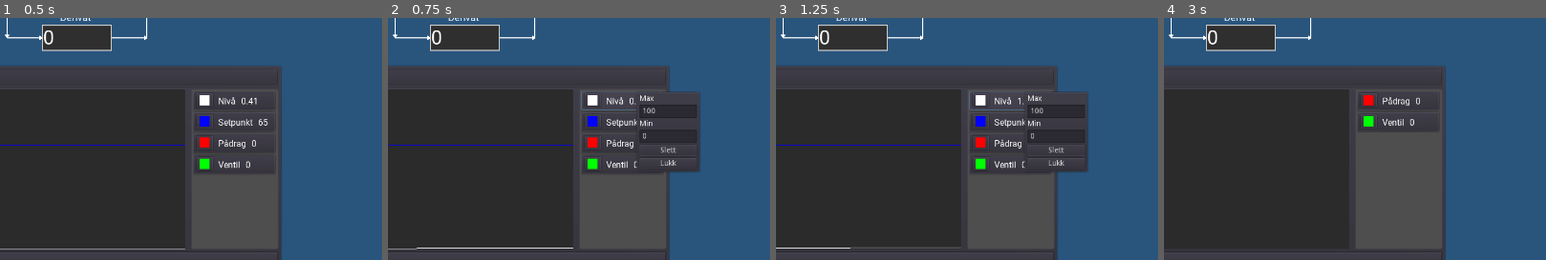
Above: before the commit, frames 1-4 (left to right).
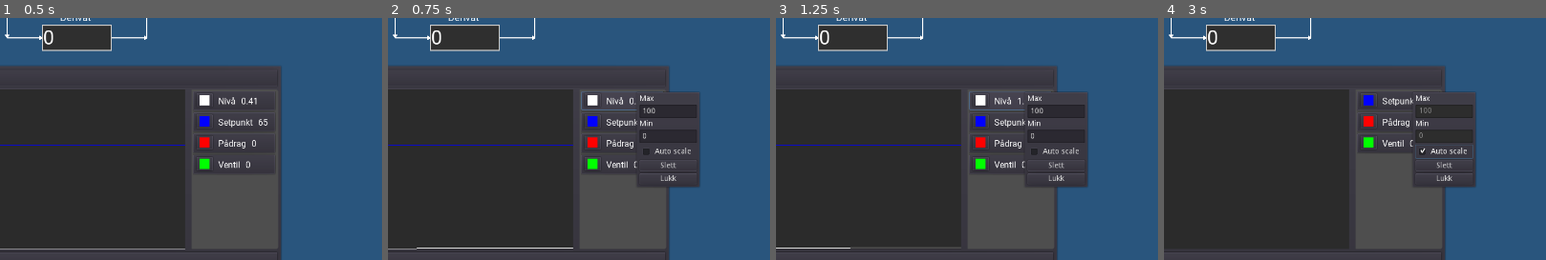
Above: after the commit, the same moments.

Repository: Keroflux/PIDsimulator
Game: Godot game, scene res://PIDsim.tscn
The game is run twice, just before and just after one commit, with the same random seed, the same clock (stepped at 60 frames per second) and the same inputs.
Inputs (mouse positions are % of the whole screen's width and height, from its top left):
- Up to frame 1 (0.5 s): no input
- Up to frame 2 (0.75 s): click (69, 63) at 0.5 s
- Up to frame 3 (1.25 s): no input
- Up to frame 4 (3 s): click "Slett" at 1.25 s; click (69, 63) at 2.02 s; click (75, 74) at 2.75 s, where only the run after the commit has a clickable "Auto scale"
The pictures show only the part of the screen within x 38-88%, y 46-96%; the shares and areas given below are measured in that part.

Frame 1 is identical in both runs. In frame 2, 1.0% of the frame differs, in the area x 65-82%, y 53-71%; in frame 3, 1.0%; in frame 4, 5.5%, in the area x 50-82%, y 30-71%.

Commit message:
Added auto scale

Diff:
--- a/Line2D.gd
+++ /dev/null
@@ -1,63 +0,0 @@
-extends Line2D
-
-var pos = Vector2(0,0)
-var tag
-#onready var trend = get_parent().get_parent().get_node(tag)
-var trend
-var time = 0
-var timeScale = 10
-var upperLimit = 15
-var lowerLimit = 0
-var trendScale
-
-
-
-func plot_point(value):
-	var offset = 2
-	var scale = 0.15
-	global_position -= Vector2(offset, 0)
-	pos += Vector2(offset, 0)
-	add_point(pos - Vector2(0, float(value) * scale))
-	if get_point_count() > 1000:
-		remove_point(0)
-
-
-func change_scaling(scale):
-	for point in get_point_count():
-		var pointPos = get_point_position(point)
-		pointPos = Vector2(pointPos.x, pointPos.y * scale)
-		set_point_position(point, pointPos)
-
-
-func change_min(new_text):
-#	var pLimits = lowerLimit
-#	lowerLimit = float(new_text)
-#	var limits = upperLimit - lowerLimit
-#	if limits == 0:
-#		limits = 1
-#	if pLimits == 0:
-#		pLimits = 1
-#	var newScale = lowerLimit / pLimits
-#	trendScale = get_parent().get_node("TrendBackground").rect_size.y / limits
-#	change_scaling(newScale)
-	pass
-
-
-
-func change_max(new_text):
-	var pLimits = upperLimit - lowerLimit
-	upperLimit = float(new_text)
-	var limits = upperLimit - lowerLimit
-	if limits == 0:
-		limits = 1
-	var newScale = pLimits / limits
-	trendScale = get_parent().get_node("TrendBackground").rect_size.y / limits
-	change_scaling(newScale)
-
-
-func change_color(color):
-	default_color = color
-
-
-func change_thickness(value):
-	width = value
--- a/Trend.gd
+++ b/Trend.gd
@@ -19,9 +19,11 @@
 		var l: Node = trend_label.instance()
 		t.color = trend_color[i]
 		connect("time_changed", t, "change_time_scale")
+		l.get_node("Config/VBoxContainer/CheckBox").connect("toggled", t, "set_auto_scale_y")
 #		t.default_color = trend_color[i]
 		t.data_source = trends[i]
 		t.timer = $Timer
+		t.trend_label = l
 		l.data_source = trends[i]
 		l.get_child(0).get_child(0).color = trend_color[i]
 		l.get_child(0).get_child(0).connect("color_changed", t, "change_color")
@@ -48,8 +50,10 @@
 	t.data_source = data_point
 	t.color = random_color()
 	connect("time_changed", t, "change_time_scale")
+	l.get_node("Config/VBoxContainer/CheckBox").connect("toggled", t, "set_auto_scale_y")
 #	t.default_color = random_color()
 	t.timer = $Timer
+	t.trend_label = l
 	t.change_time_scale(time_scale)
 	l.data_source = data_point
 	l.get_child(0).get_child(0).color = t.color
--- a/TrendLabel.tscn
+++ b/TrendLabel.tscn
@@ -60,7 +60,7 @@
 margin_left = 7.0
 margin_top = 7.0
 margin_right = 112.0
-margin_bottom = 143.0
+margin_bottom = 171.0
 
 [node name="Label" type="Label" parent="Config/VBoxContainer"]
 margin_right = 105.0
@@ -87,16 +87,22 @@
 caret_blink = true
 caret_blink_speed = 0.5
 
-[node name="Slett" type="Button" parent="Config/VBoxContainer"]
+[node name="CheckBox" type="CheckBox" parent="Config/VBoxContainer"]
 margin_top = 92.0
 margin_right = 105.0
-margin_bottom = 112.0
+margin_bottom = 116.0
+text = " Auto scale"
+
+[node name="Slett" type="Button" parent="Config/VBoxContainer"]
+margin_top = 120.0
+margin_right = 105.0
+margin_bottom = 140.0
 text = "Slett"
 
 [node name="Lukk" type="Button" parent="Config/VBoxContainer"]
-margin_top = 116.0
+margin_top = 144.0
 margin_right = 105.0
-margin_bottom = 136.0
+margin_bottom = 164.0
 text = "Lukk"
 
 [connection signal="pressed" from="." to="." method="_on_Button_pressed"]
--- a/TrendLine.gd
+++ /dev/null
@@ -1,75 +0,0 @@
-extends Line2D
-
-var data_points = []
-var data_source
-var trend_box
-var distance
-var newDistx = 0
-var scaleY = 0
-var maxValue = 100
-var minValue = 0
-
-
-func _ready():
-	trend_box = get_parent().get_parent()
-#	data_source = get_parent().get_parent().get_parent().get_node("Blokkdiagram/ProsessVerdi")
-	calculate_point_distance()
-	position.x = 0
-	position.y = trend_box.rect_size.y
-	var minmax = maxValue - minValue
-	scaleY = trend_box.rect_size.y / minmax
-#	for i in range(1819):
-#		var a = -10
-#		data_points.append(a)
-	draw_trend()
-
-
-func _on_Timer_timeout():
-	redraw_trend(data_source.trend)
-
-
-func calculate_point_distance():
-	distance = trend_box.rect_size.x / (data_points.size() -1)
-
-
-func draw_trend():
-	newDistx = 0
-	clear_points()
-
-	for i in data_points:
-		add_point(Vector2(newDistx, (-i + minValue) * scaleY))
-		newDistx += distance
-
-
-func redraw_trend(data_point):
-	if data_points.size() > 1820:
-		data_points.pop_front()
-
-	data_points.append(data_point)
-
-	if data_points.size() > 1:
-		calculate_point_distance()
-#		find_max()
-		draw_trend()
-
-
-func change_color(color):
-	default_color = color
-
-
-func change_max(value):
-	maxValue = float(value)
-	var minmax = maxValue - minValue
-	scaleY = trend_box.rect_size.y / minmax
-
-
-func change_min(value):
-	minValue = float(value)
-	var minmax = maxValue - minValue
-	scaleY = trend_box.rect_size.y / minmax
-
-
-func change_scale_y():
-	position.y = trend_box.rect_size.y
-	var minmax = maxValue - minValue
-	scaleY = trend_box.rect_size.y / minmax
--- a/TrendLine.tscn
+++ /dev/null
@@ -1,9 +0,0 @@
-[gd_scene load_steps=2 format=2]
-
-[ext_resource path="res://TrendLine.gd" type="Script" id=1]
-
-[node name="Level" type="Line2D"]
-position = Vector2( 0, 224 )
-width = 2.0
-default_color = Color( 1, 1, 1, 1 )
-script = ExtResource( 1 )
--- a/TrendLine2.gd
+++ b/TrendLine2.gd
@@ -4,6 +4,7 @@
 var data_points: Array = []
 var data_source: Node
 var trend_box: Node
+var trend_label: Node
 var distance: float
 var new_dist_x: float = 0
 var scale_y: float = 0
@@ -15,6 +16,7 @@
 var parent: Node
 var time: float = 600
 var timer: Timer
+var auto_scale_y: bool = false
 
 
 func _ready() -> void:
@@ -54,7 +56,8 @@
 
 	if data_points.size() > 1:
 		calculate_point_distance()
-#		find_max()
+		if auto_scale_y:
+			find_max()
 		draw_trend()
 
 
@@ -66,25 +69,53 @@
 	color = c
 
 
+func find_max():
+	scale_y = 0
+	max_value = -9999
+	min_value = 9999
+	for i in data_points:
+		if i > max_value:
+			max_value = i
+		if i < min_value:
+			min_value = i
+
+	var minmax = max_value - min_value
+	if minmax == 0:
+		minmax = 1
+	scale_y = parent.rect_size.y / (minmax)
+
+
+
 func change_max(value: String) -> void:
 	max_value = float(value)
 	var minmax: float = max_value - min_value
-	scale_y = parent.rect_size.y / minmax
+	if ! minmax == 0:
+		scale_y = parent.rect_size.y / minmax
 
 
 func change_min(value: String) -> void:
 	min_value = float(value)
 	var minmax: float = max_value - min_value
-	scale_y = parent.rect_size.y / minmax
+	if ! minmax == 0:
+		scale_y = parent.rect_size.y / minmax
 
 
 func change_scale_y() -> void:
 	pos.y = parent.rect_size.y
 	var minmax: float = max_value - min_value
-	scale_y = parent.rect_size.y / minmax
+	if ! minmax == 0:
+		scale_y = parent.rect_size.y / minmax
 
 
 func change_time_scale(t: int) -> void:
 	time = t / timer.wait_time
 	while data_points.size() > time:
 		data_points.pop_front()
+
+
+func set_auto_scale_y(set: bool) -> void:
+	auto_scale_y = set
+	trend_label.get_node("Config/VBoxContainer/Max").editable = !set
+	trend_label.get_node("Config/VBoxContainer/Max").text = str(max_value)
+	trend_label.get_node("Config/VBoxContainer/Min").editable = !set
+	trend_label.get_node("Config/VBoxContainer/Min").text = str(min_value)
